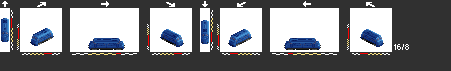
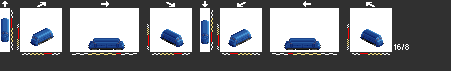
Before/after of a 451 × 71 layered artwork. What changed in the layer stack:
hid "vent mx" over [3, 20, 377, 45]
